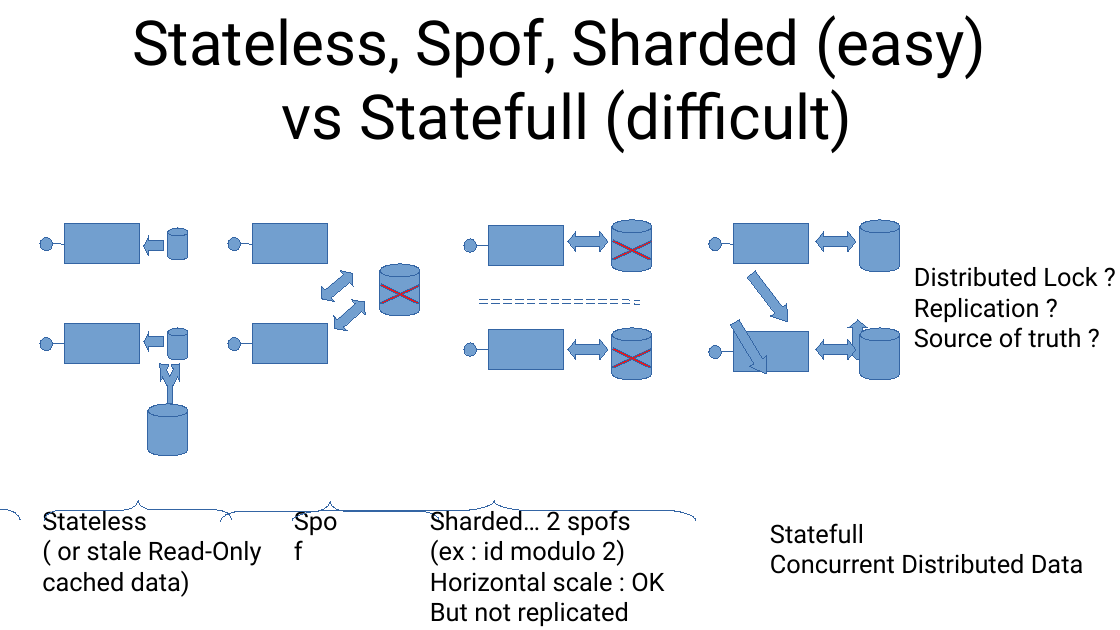
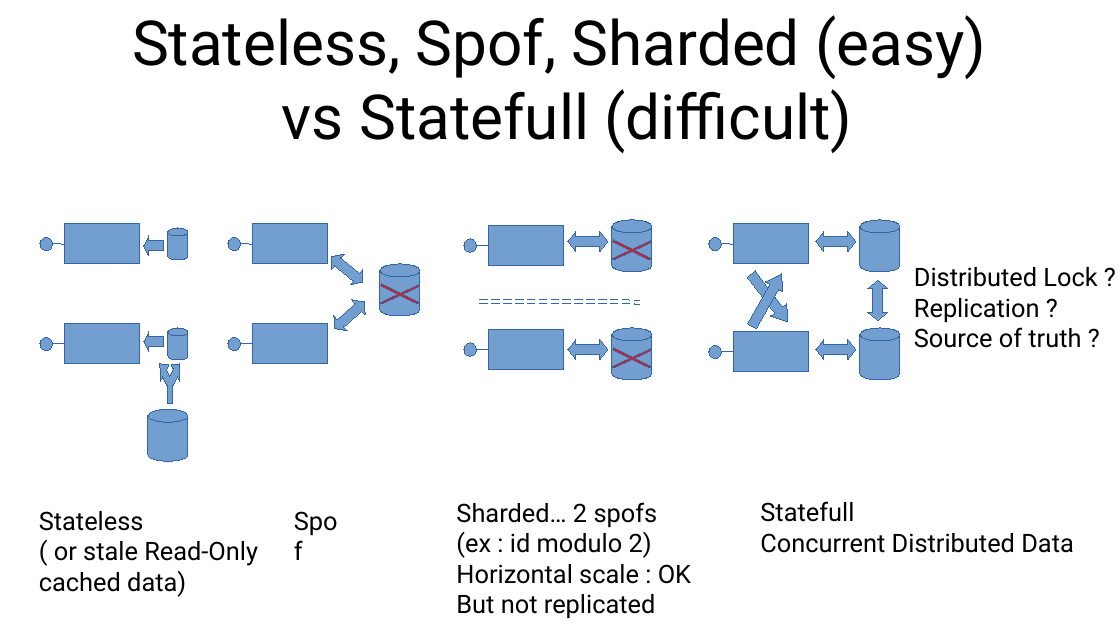
Before and after one commit to Arnaud-Nauwynck/presentations, a slide deck: slide 34 of pres-bigdata/3-failure-and-resiliency-pinciples-distributed-computing.pptx. Drawn at 1120x630 pixels with LibreOffice and Linux fonts; fonts in the diff are those of the drawing. Boxes give left, top, right and bottom in pixels: in the first picture for what was removed or moved away, otherwise in the second. Text is boxed around its words. In the diff, an @@ line names an element or a change of style, - is before the commit and + after.

```diff
--- a/pres-bigdata/3-failure-and-resiliency-pinciples-distributed-computing.pptx
+++ b/pres-bigdata/3-failure-and-resiliency-pinciples-distributed-computing.pptx
@@ freeform shape at <box>325,249,369,290</box>: rotation 140 to 219 degrees; outline redrawn @@
@@ freeform shape at <box>743,269,790,331</box>: rotation 58 to 299 degrees; outline redrawn @@
@@ freeform shape: place and size @@
-freeform shape at <box>848,321,868,360</box>
+freeform shape at <box>867,281,888,321</box>
@@ freeform shape: place and size @@
-freeform shape at <box>148,405,188,456</box>
+freeform shape at <box>148,410,188,461</box>
@@ freeform shape removed at <box>0,499,20,520</box> @@
@@ text "Stateless" rewrapped from <box>42,507,262,597</box> to <box>39,511,258,597</box> @@
@@ freeform shape removed at <box>44,500,232,521</box> @@
@@ freeform shape removed at <box>221,501,440,522</box> @@
@@ freeform shape removed at <box>292,501,696,522</box> @@
@@ text "Sharded… 2 spofs": place and size @@
-text "Sharded… 2 spofs" at <box>430,507,664,626</box>
+text "Sharded… 2 spofs" at <box>456,502,691,618</box>
@@ text "Statefull": place and size @@
-text "Statefull" at <box>770,523,1084,574</box>
+text "Statefull" at <box>760,501,1074,553</box>
```
Also in this commit, not shown: 11 other slides changed, 13 other files.
